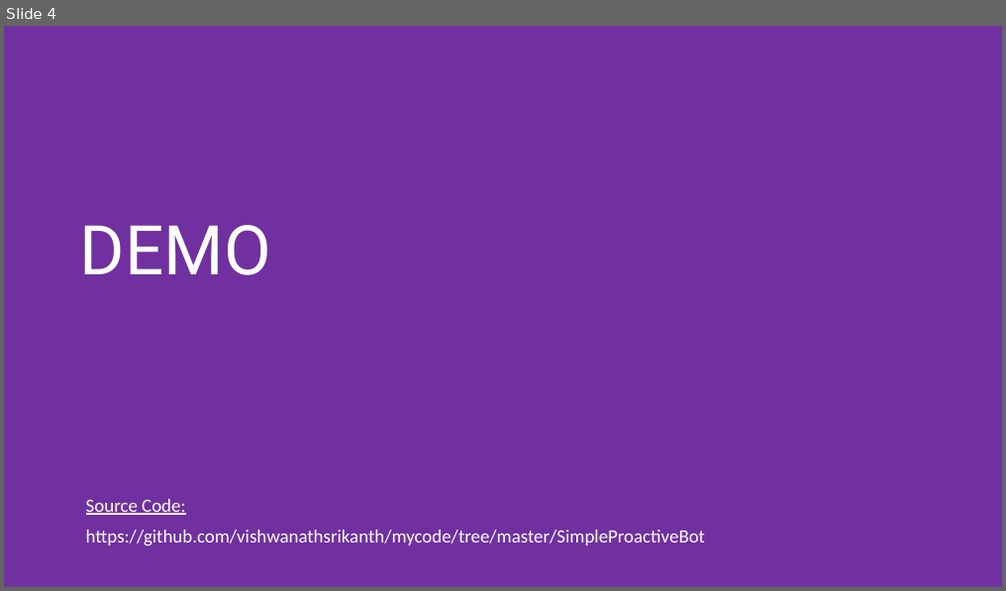
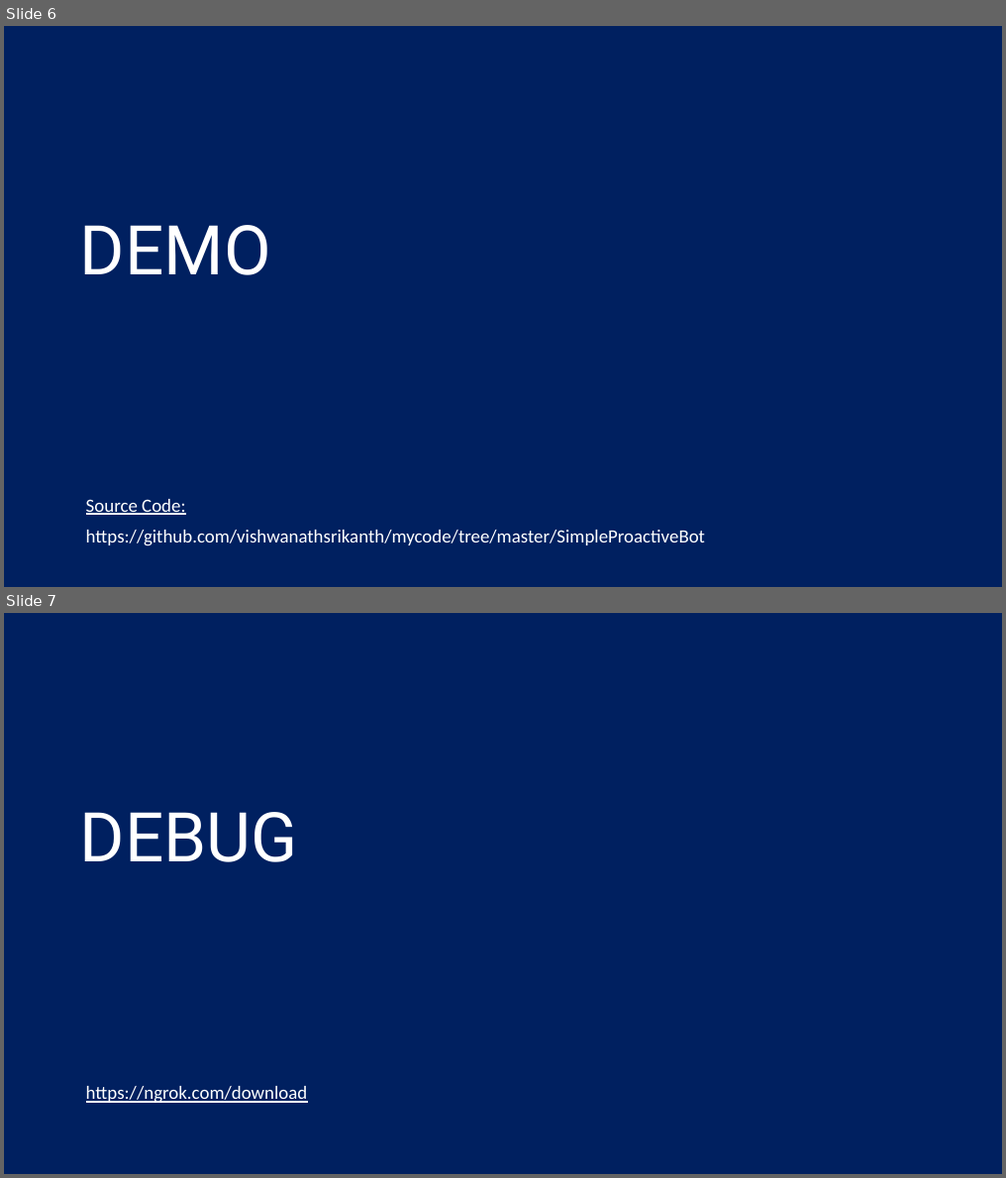
Before and after one commit to sriksmachi/mycode, a slide deck: SimpleProactiveBot/ProactiveBot.pptx. Shown one above the other, each under a label of ours: slide 4 before the commit, slides 6 and 7 after it. The pictures are 1006x591 and 1006x1178 pixels, drawn with LibreOffice and Linux fonts; fonts in the diff are those of the drawing. Boxes give left, top, right and bottom in pixels: in the first picture for what was removed or moved away, otherwise in the second. Text is boxed around its words. In the diff, an @@ line names an element or a change of style, - is before the commit and + after.

```diff
--- a/SimpleProactiveBot/ProactiveBot.pptx
+++ b/SimpleProactiveBot/ProactiveBot.pptx
@@ slide 7 added at bbox=[4, 613, 1002, 1174], background #002060 @@
@@ title added at bbox=[80, 812, 298, 862], 66 pt, text #FFFFFF @@
+DEBUG
@@ text added at bbox=[86, 1086, 308, 1103], 18 pt, text #FFFFFF, underline @@
+https://ngrok.com/download
@@ what was slide 4 is now slide 6 @@
@@ slide 6 changed as well @@
@@ background #7030A0 to #002060 @@
```
Also in this commit, not shown: 4 other slides changed, 3 other slides added, 9 other files.
